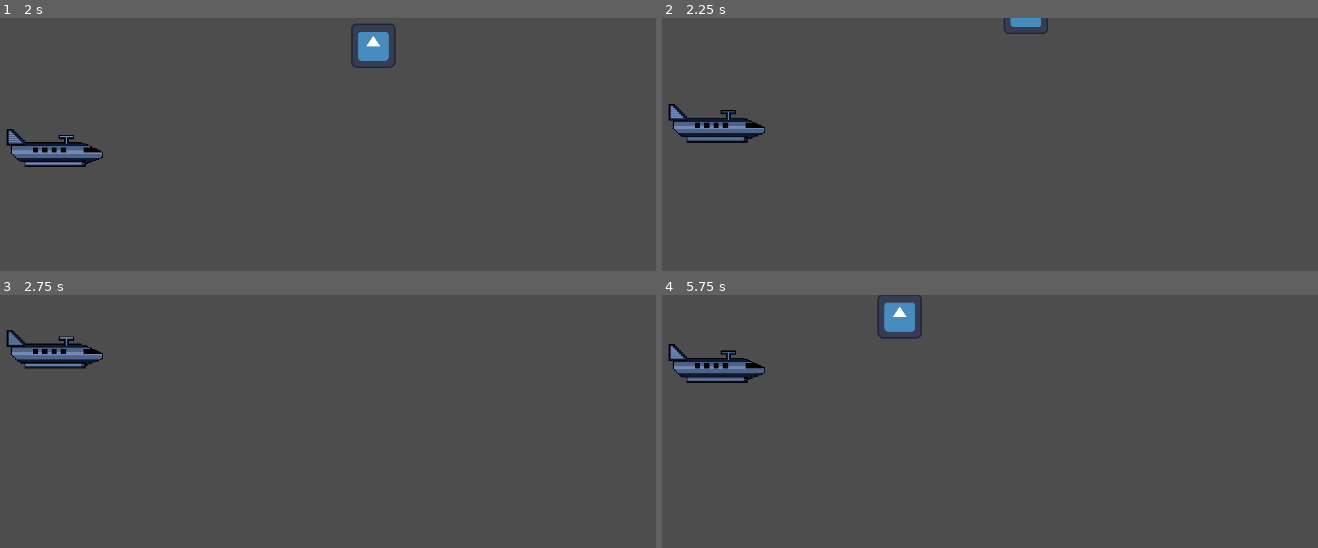
Above: before the commit, frames 1-4 (two rows, left to right).
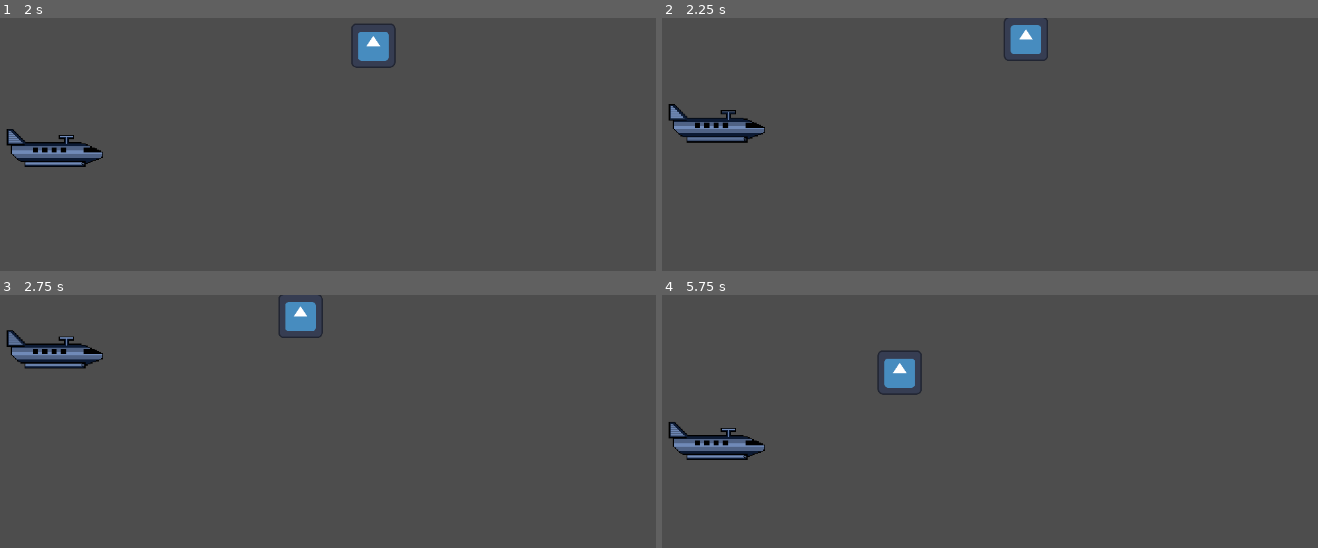
Above: after the commit, the same moments.

Repository: LastAeon77/JambandGame
Game: Godot game, scene res://scenes/space_level.tscn
Same seed, same stepped clock (60 frames per second), same inputs: the game is played once before the commit and once after it. The engine's default icon, where the game draws it, is replaced by a stand-in: a white triangle on a blue panel in a dark square.
Inputs:
- Up to frame 1 (2 s): tap Enter at 0.5 s; hold Up (ui_up) from 0.53 s (still down)
- Up to frame 2 (2.25 s): release Up (ui_up) at 2.03 s; hold Left (ui_left) from 2.03 s (still down)
- Up to frame 3 (2.75 s): keep holding Left (ui_left)
- Up to frame 4 (5.75 s): release Left (ui_left) at 3.53 s; hold Down (ui_down) 3.53-4.28 s; hold Right (ui_right) 4.28-5.03 s; hold Up (ui_up) from 5.03 s (still down)

Frame 1 is identical in both runs. In frame 2, 0.7% of the frame differs, in the area x 52-59%, y 0-17%; in frame 3, 0.7%; in frame 4, 4.2%, in the area x 0-40%, y 0-66%.

Commit message:
Set World Boundries and Collision

Diff:
--- a/scenes/passenger_ship.tscn
+++ b/scenes/passenger_ship.tscn
@@ -7,6 +7,8 @@
 height = 82.0
 
 [node name="PassengerShip" type="CharacterBody2D"]
+collision_layer = 2
+collision_mask = 2
 script = ExtResource("1_o2fu7")
 
 [node name="ShipSprite" type="Sprite2D" parent="."]
--- a/scenes/space_level.tscn
+++ b/scenes/space_level.tscn
@@ -1,9 +1,32 @@
-[gd_scene load_steps=3 format=3 uid="uid://bn2fmk2fuwcwq"]
+[gd_scene load_steps=4 format=3 uid="uid://bn2fmk2fuwcwq"]
 
 [ext_resource type="PackedScene" uid="uid://bsjdvrrnug3ck" path="res://scenes/player_ship.tscn" id="1_mn0o8"]
 [ext_resource type="PackedScene" uid="uid://cbw3frru4q7te" path="res://scenes/passenger_ship.tscn" id="2_rhrxj"]
 
+[sub_resource type="WorldBoundaryShape2D" id="WorldBoundaryShape2D_4p44d"]
+
 [node name="SpaceLevel" type="Node"]
+
+[node name="WorldBoundries" type="StaticBody2D" parent="."]
+
+[node name="LeftBoundry" type="CollisionShape2D" parent="WorldBoundries"]
+position = Vector2(-1150, 0)
+rotation = 1.5708
+shape = SubResource("WorldBoundaryShape2D_4p44d")
+
+[node name="UpperBoundry" type="CollisionShape2D" parent="WorldBoundries"]
+position = Vector2(7, -650)
+rotation = 3.14159
+shape = SubResource("WorldBoundaryShape2D_4p44d")
+
+[node name="LowerBoundry" type="CollisionShape2D" parent="WorldBoundries"]
+position = Vector2(0, 650)
+shape = SubResource("WorldBoundaryShape2D_4p44d")
+
+[node name="RightBoundry" type="CollisionShape2D" parent="WorldBoundries"]
+position = Vector2(1150, 0)
+rotation = -1.5708
+shape = SubResource("WorldBoundaryShape2D_4p44d")
 
 [node name="MainCamera" type="Camera2D" parent="."]
 zoom = Vector2(0.5, 0.5)
